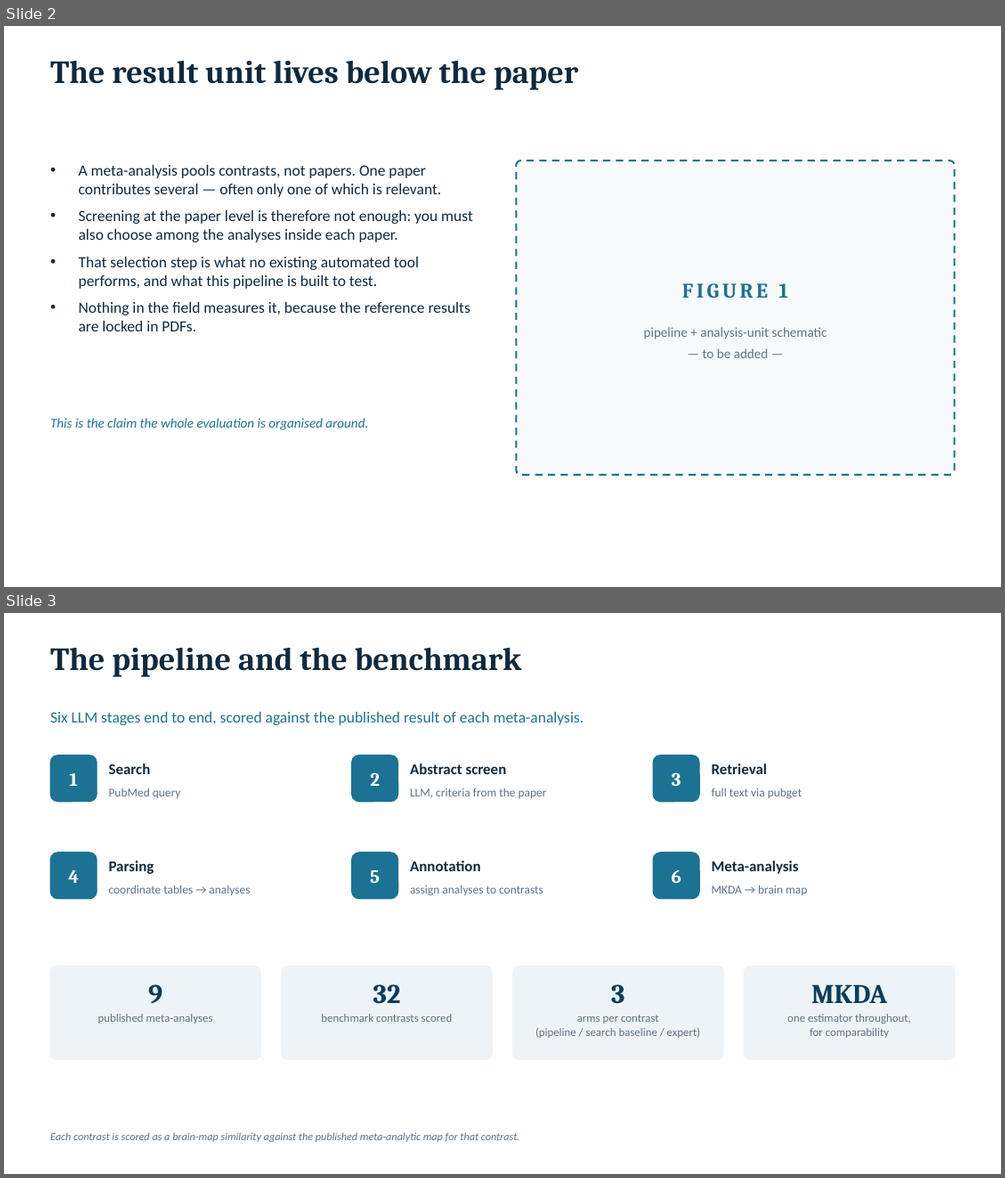
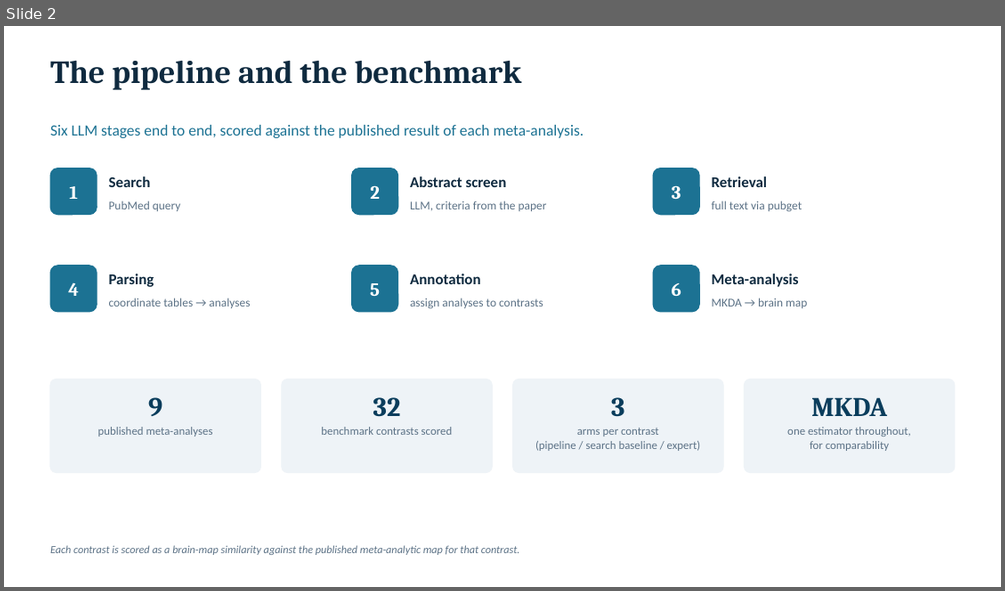
Before and after one commit to neurostuff/autonima-results, a slide deck: autonima_results_deck.pptx. Shown one above the other, each under a label of ours: slides 2 and 3 before the commit, slide 2 after it. The pictures are 1005x1178 and 1005x591 pixels, drawn with LibreOffice and Linux fonts; fonts in the diff are those of the drawing. Boxes give left, top, right and bottom in pixels: in the first picture for what was removed or moved away, otherwise in the second. Text is boxed around its words. In the diff, an @@ line names an element or a change of style, - is before the commit and + after.

```diff
--- a/autonima_results_deck.pptx
+++ b/autonima_results_deck.pptx
@@ slide 2 removed at (4,26,1001,587), background #FFFFFF @@
@@ text removed at (50,61,578,90) @@
-The result unit lives below the paper
@@ text removed at (79,165,473,331) @@
-• A meta-analysis pools contrasts, not papers. One paper contributes several — often only one of which is relevant.
-• Screening at the paper level is therefore not enough: you must also choose among the analyses inside each paper.
-• That selection step is what no existing automated tool performs, and what this pipeline is built to test.
-• Nothing in the field measures it, because the reference results are locked in PDFs.
@@ rounded rectangle removed at (517,160,955,475) @@
@@ text removed at (682,283,788,298) @@
-FIGURE 1
@@ text removed at (644,327,827,358) @@
-pipeline + analysis-unit schematic
-— to be added —
@@ text removed at (50,418,368,430) @@
-This is the claim the whole evaluation is organised around.
@@ what was slide 3 is now slide 2 @@
```
Also in this commit, not shown: 2 slides changed, 1 slide added, 5 other files.
